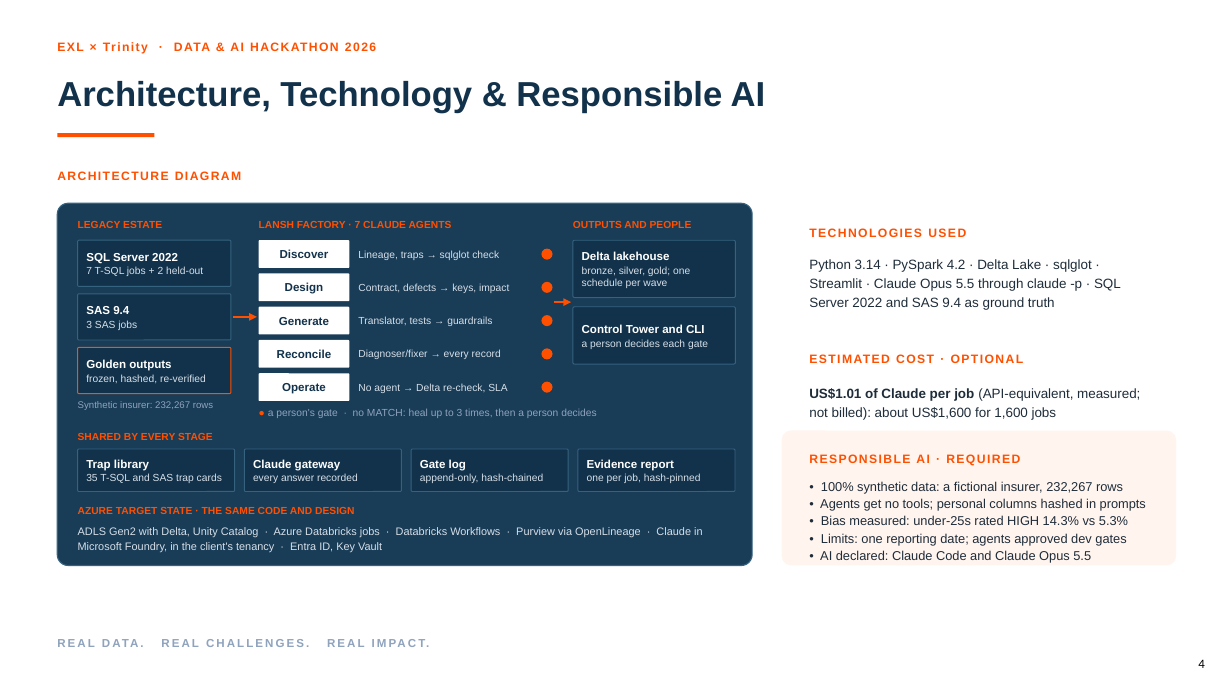
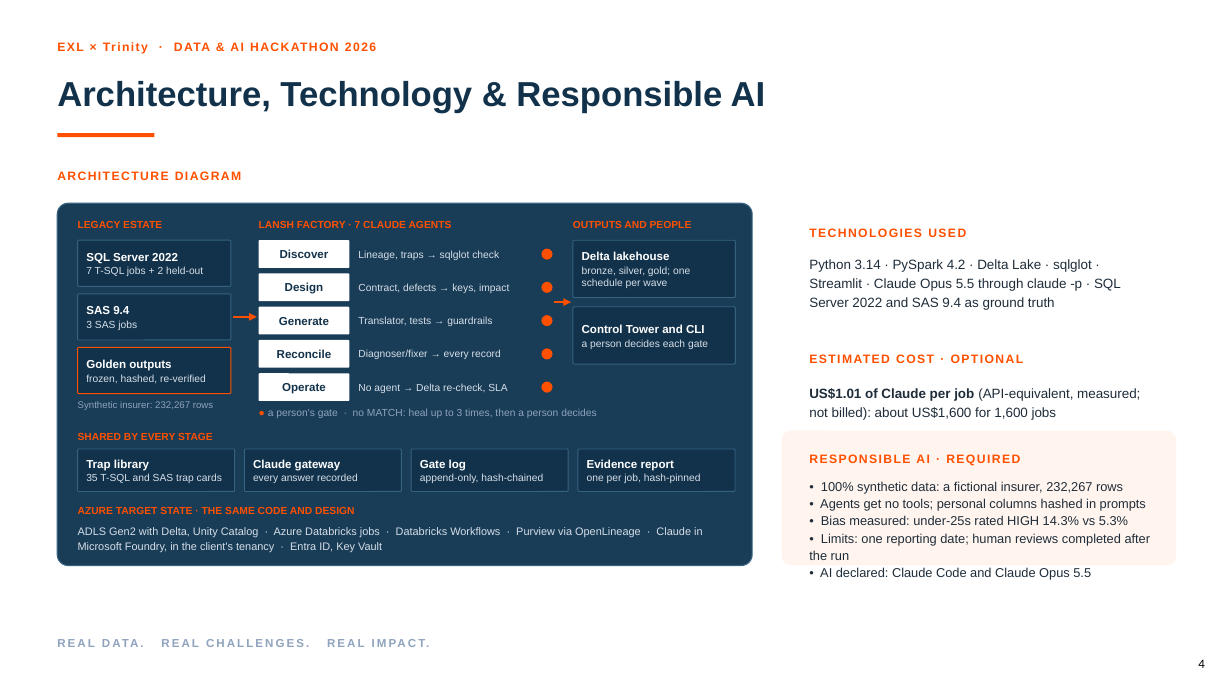
Before and after one commit to Auslogger/lansh-migration-factory, a slide deck: slide 4 of docs/submission/LANSH_EXL_Submission.pptx. Drawn at 1232x693 pixels with LibreOffice and Linux fonts; fonts in the diff are those of the drawing; background and template pictures are left out. Boxes give left, top, right and bottom in pixels: in the first picture for what was removed or moved away, otherwise in the second. Text is boxed around its words. In the diff, an @@ line names an element or a change of style, - is before the commit and + after.

```diff
--- a/docs/submission/LANSH_EXL_Submission.pptx
+++ b/docs/submission/LANSH_EXL_Submission.pptx
@@ text at [809, 533, 1151, 560]: text changed @@
-• Limits: one reporting date; agents approved dev gates
+• Limits: one reporting date; human reviews completed after the run
```
Also in this commit, not shown: 47 other files.
